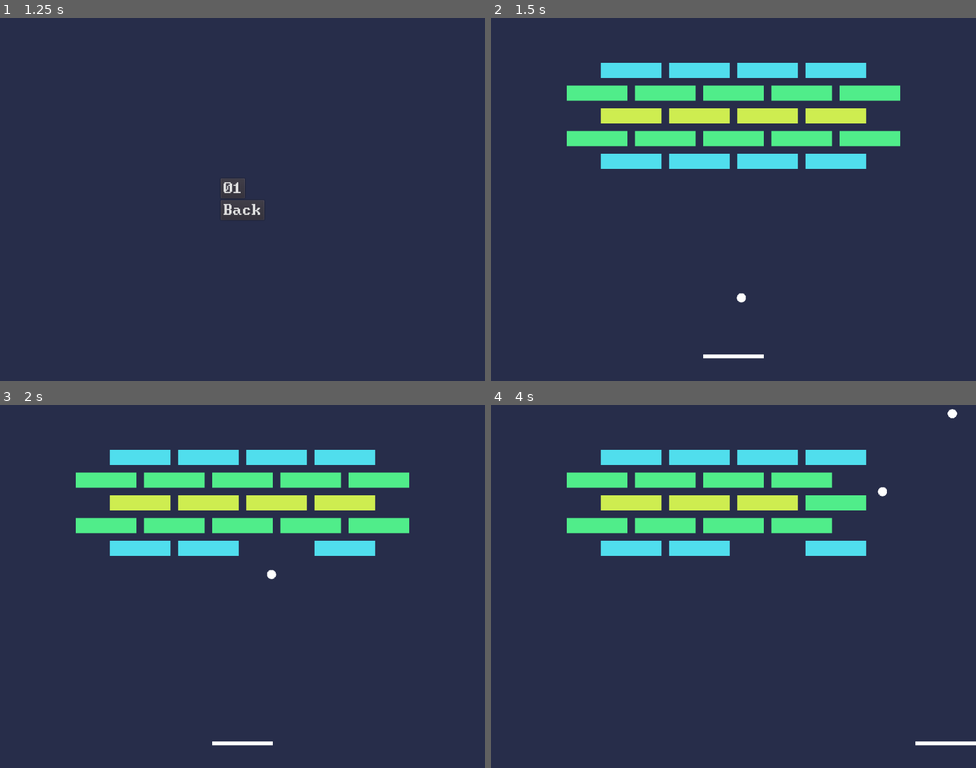
Above: before the commit, frames 1-4 (two rows, left to right).
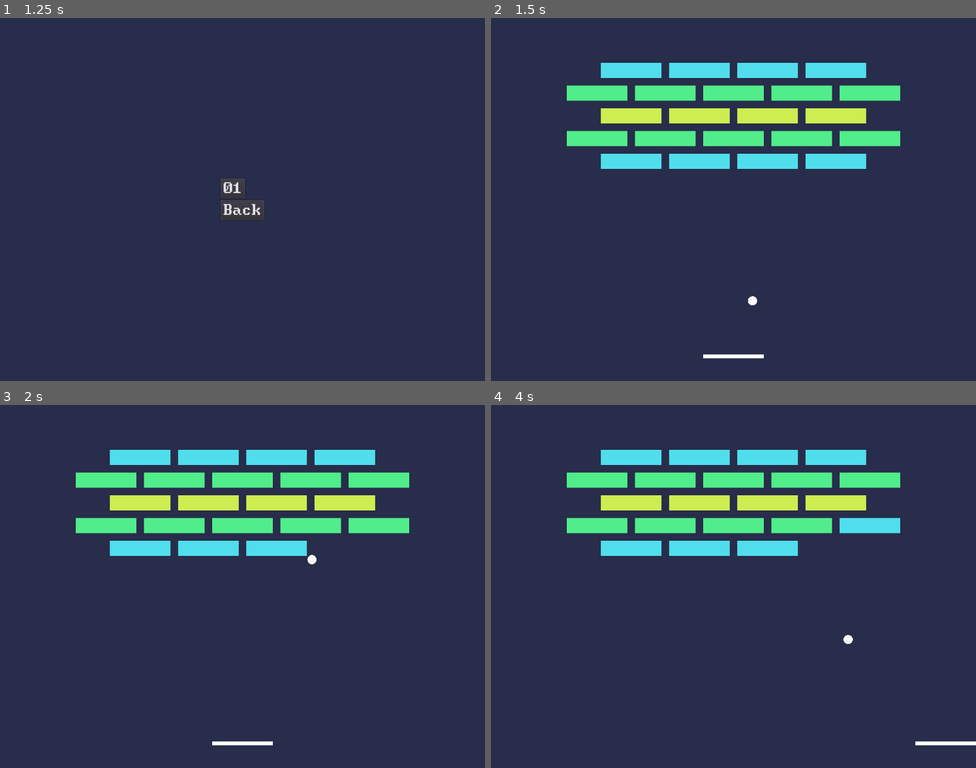
Above: after the commit, the same moments.

Repository: nbetts/MyBreakout
Game: Godot game, scene res://Game.tscn
The game is run twice, just before and just after one commit, with the same random seed, the same clock (stepped at 60 frames per second) and the same inputs.
Inputs:
- Up to frame 1 (1.25 s): click "Play" at 0.5 s
- Up to frame 2 (1.5 s): click "01" at 1.25 s
- Up to frame 3 (2 s): no input
- Up to frame 4 (4 s): hold Right (ui_right) 2.03-2.78 s; hold Down (ui_down) 2.78-3.53 s; hold Right (ui_right) from 3.53 s (still down)

Frame 1 is identical in both runs. In frame 2, less than 0.1% of the frame differs, in the area x 50-55%, y 75-80%; in frame 3, 1.1%; in frame 4, 2.8%, in the area x 50-97%, y 1-66%.

Commit message:
instance field in game

Diff:
--- a/Game.gd
+++ b/Game.gd
@@ -1,7 +1,9 @@
 extends Node
 
-onready var field = $Field
+onready var field_scene = preload("res://entities/field/Field.tscn")
 onready var ui = $UI
+
+var field = null
 
 func _ready():
 	get_tree().paused = true
@@ -14,17 +16,20 @@
 		ui.openPauseMenu()
 
 
+func _on_UI_unpaused():
+	get_tree().paused = false
+
+
 func _on_UI_level_selected(level):
 	ui.set_deferred("visible", false)
 	ui.levelSelectMenu.set_deferred("visible", false)
-	field.set_deferred("visible", true)
+
+	# add field scene
+	field = field_scene.instance()
+	add_child(field)
 	field.begin_game(level)
 	get_tree().paused = false
 
 
-func _on_UI_unpaused():
-	get_tree().paused = false
-
-
 func _on_UI_level_unselected():
-	field.set_deferred("visible", false)
+	field.queue_free()
--- a/Game.tscn
+++ b/Game.tscn
@@ -1,6 +1,5 @@
-[gd_scene load_steps=7 format=2]
+[gd_scene load_steps=6 format=2]
 
-[ext_resource path="res://entities/field/Field.tscn" type="PackedScene" id=1]
 [ext_resource path="res://Game.gd" type="Script" id=2]
 [ext_resource path="res://ui/UI.tscn" type="PackedScene" id=4]
 [ext_resource path="res://assets/windows_command_prompt.tres" type="DynamicFontData" id=5]
@@ -15,9 +14,6 @@
 [node name="Game" type="Node"]
 script = ExtResource( 2 )
 
-[node name="Field" parent="." instance=ExtResource( 1 )]
-visible = false
-
 [node name="UI" parent="." instance=ExtResource( 4 )]
 pause_mode = 2
 theme = SubResource( 2 )
